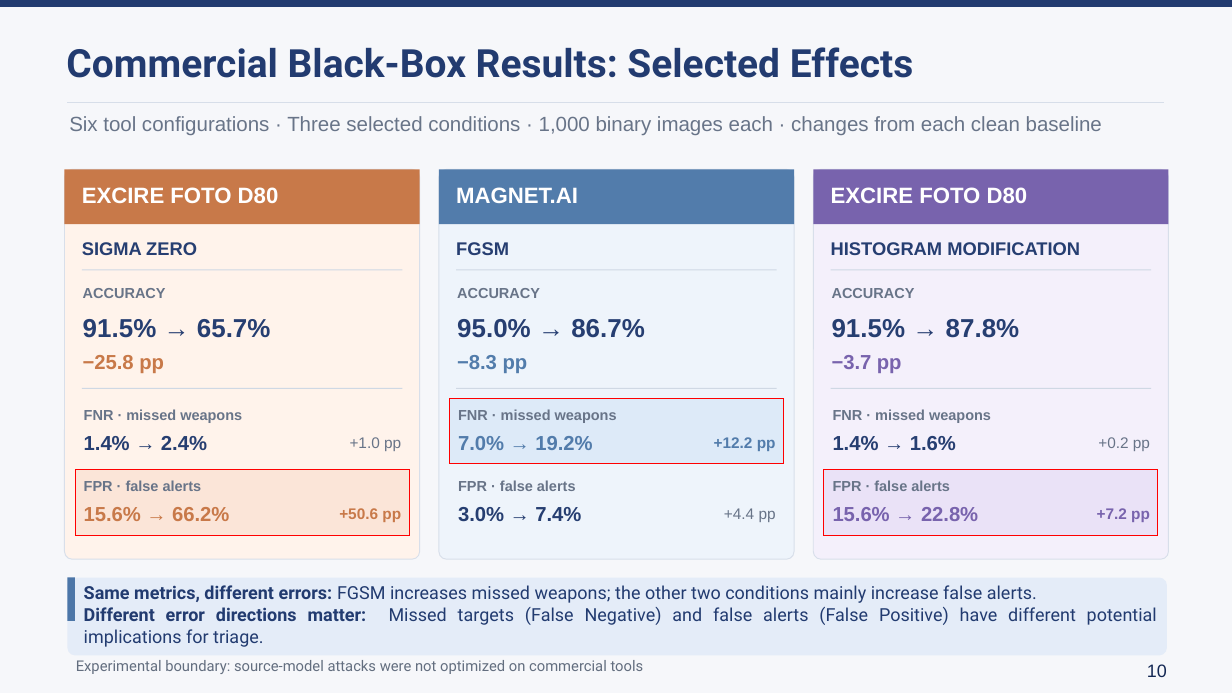
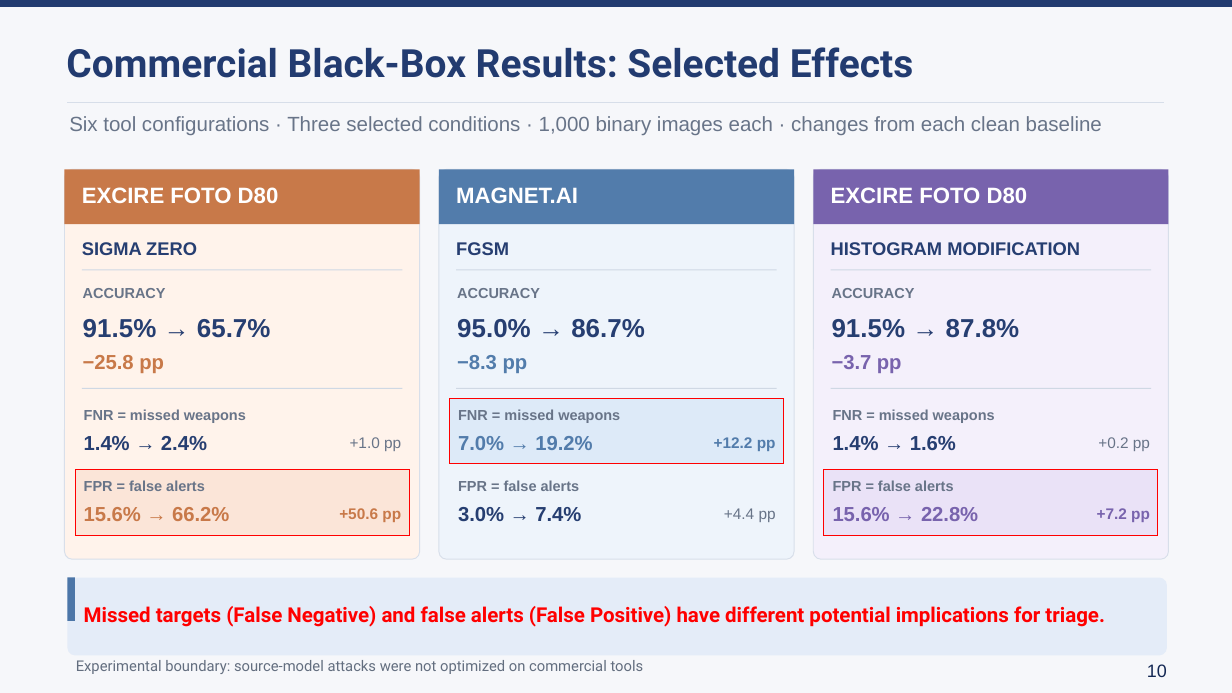
Before and after one commit to lmolinario/Molinario_Thesis_Defense_2026, a slide deck: slide 12 of Molinario_Thesis_Defense_2026.pptx. Drawn at 1232x693 pixels with LibreOffice and Linux fonts; fonts in the diff are those of the drawing. Boxes give left, top, right and bottom in pixels: in the first picture for what was removed or moved away, otherwise in the second. Text is boxed around its words. In the diff, an @@ line names an element or a change of style, - is before the commit and + after.

```diff
--- a/Molinario_Thesis_Defense_2026.pptx
+++ b/Molinario_Thesis_Defense_2026.pptx
@@ text at box(84, 409, 246, 423): text changed @@
-FNR · missed weapons
+FNR = missed weapons
@@ text at box(458, 409, 620, 423): text changed @@
-FNR · missed weapons
+FNR = missed weapons
@@ text at box(833, 409, 995, 423): text changed @@
-FNR · missed weapons
+FNR = missed weapons
@@ text at box(84, 480, 205, 491): text changed @@
-FPR · false alerts
+FPR = false alerts
@@ text at box(458, 480, 580, 491): text changed @@
-FPR · false alerts
+FPR = false alerts
@@ text at box(833, 480, 954, 491): text changed @@
-FPR · false alerts
+FPR = false alerts
@@ text at box(84, 606, 1105, 627): text changed; size 14 to 16 pt; text colour #223B70 to #FF0000; bold on @@
-Same metrics, different errors: FGSM increases missed weapons; the other two conditions mainly increase false alerts.
-Different error directions matter: Missed targets (False Negative) and false alerts (False Positive) have different potential implications for triage.
+Missed targets (False Negative) and false alerts (False Positive) have different potential implications for triage.
```
Also in this commit, not shown: 11 other slides changed.
